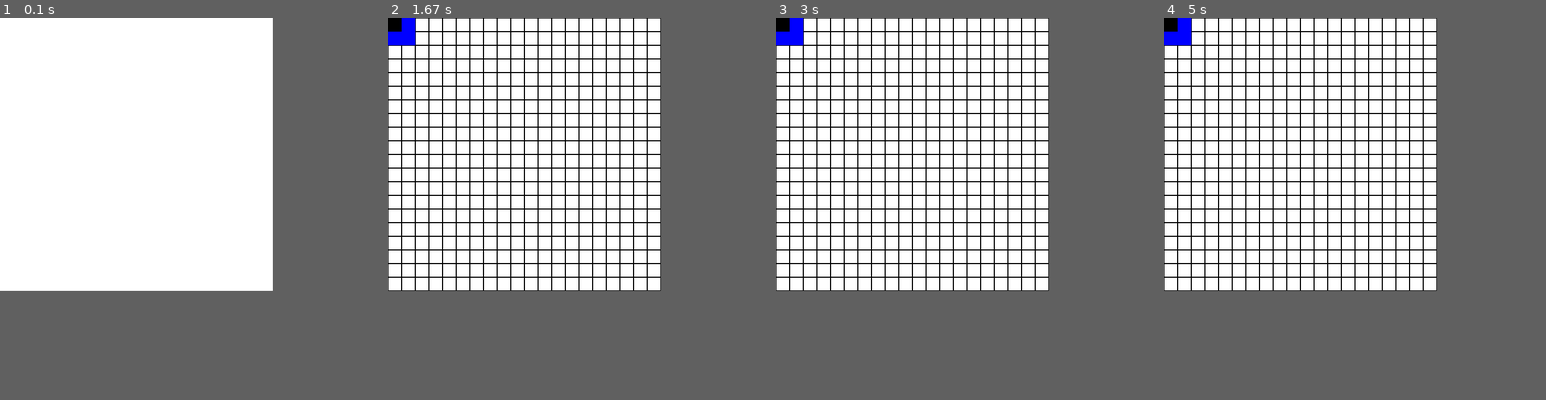
Above: before the commit, frames 1-4 (left to right).
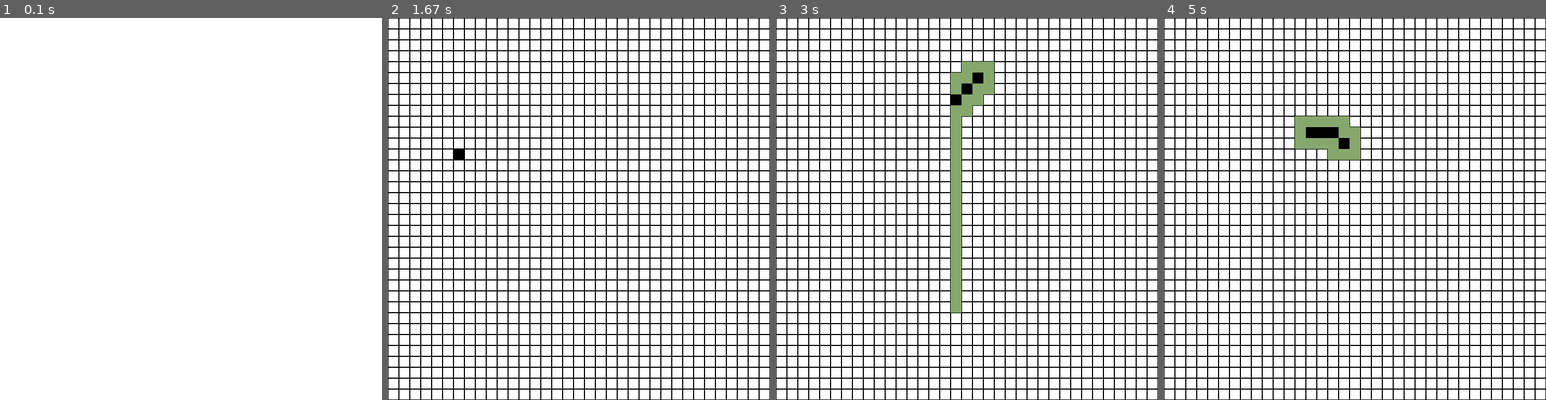
Above: after the commit, the same moments.

Repository: roogla/pathfinder
Game: pygame game, started from path_pygame.py
Same seed, same stepped clock (60 frames per second), same inputs: the game is played once before the commit and once after it.
Inputs (mouse positions are in pixels of both pictures, inside the frame that each line leads up to):
- Up to frame 1 (0.1 s): no input
- Up to frame 2 (1.67 s): click (391, 21) at 0.38 s; click (582, 235) at 0.78 s; click (460, 151) at 1.2 s; move the mouse to (720, 342) at 1.5 s
- Up to frame 3 (3 s): click (1108, 342) at 1.7 s; click (974, 79) at 2.27 s; move the mouse to (947, 308) at 2.63 s; click (947, 308) at 2.9 s
- Up to frame 4 (5 s): move the mouse to (1343, 144) at 3.3 s; click (1343, 144) at 3.6 s; move the mouse to (1301, 128) at 4.03 s; click (1301, 128) at 4.37 s; move the mouse to (1454, 174) at 4.83 s
In our replay, the window is 500x500 before the commit and 700x700 after it. These sizes can differ from the game's own. Grey fills any space a smaller window leaves; there, only what the larger window draws over its background counts as a difference.

The runs differ from the first frame. In frame 1, only the window size differs. In frame 2, 22% of the frame differs, in the area x 0-100%, y 0-100%; in frame 3, 24%; in frame 4, 23%.

Commit message:
A* 2/7/2020 Awesome day. Got path finding logic in place. need to get rid of redundant rect_list iterations.

Diff:
--- a/grid.py
+++ b/grid.py
@@ -5,13 +5,13 @@
         self.rects = []
 
     def create_rects(self):
-        dim_x = self.width // 25
-        dim_y = self.height // 25
+        dim_x = self.width // 20
+        dim_y = self.height // 20
         for n in range(0, dim_x):
             for m in range(0, dim_y):
                 self.rects.append({
                     'coord': [n, m],
-                    'grid': [0 + n * 25, 0 + m * 25, 25, 25],
+                    'grid': [0 + n * 20, 0 + m * 20, 20, 20],
                     'screen': None,
                     'color': None,
                     'fill': 1
@@ -19,7 +19,7 @@
         return self.rects
 
 
-def find_nine(coord, color):
+def find_nine(coord):
     a = coord[0] - 1
     b = coord[1] - 1
     return_list = []
--- a/path_pygame.py
+++ b/path_pygame.py
@@ -1,34 +1,68 @@
 import pygame
 import sys
 from grid import *
+import time
+import math
 
-# delcarations
-star_grid = GridMatrix(500, 500)
+# declarations: create grid and colors
+star_grid = GridMatrix(700, 700)
 rect_list = star_grid.create_rects()
 white = [255, 255, 255]
 black = [0, 0, 0]
-blue = [0, 0, 255]
-start = False
+red = [255, 0, 0]
+green = [134, 168, 109]
+# used to create start and end points for path algorithm
+start = [False, False, False]
+tracker = [0, 1]
 
 screen = pygame.display.set_mode([star_grid.width, star_grid.height])
 pygame.display.set_caption("A* path finder")
 
+# sets dict values from None passed
 for square_obj in rect_list:
     square_obj['screen'] = screen
     square_obj['color'] = black
 
+cache = []
+def path_logic(current_rect):
+    global cache
+    global start
+    global tracker
+    global rect_list
+    val_check = []
+    color_carrier = find_nine(current_rect)
 
-def change_color(some_list):
-    for item in rect_list:
-        for coord in some_list:
-            if item['coord'] == coord:
-                item['color'] = blue
-                item['fill'] = 0
+    if tracker[0] == tracker[1]:
+        start[2] = True
+    else:
+        for coords in color_carrier:
+            x1, y1 = coords
+            x2, y2 = tracker[1]
+            dist = round(((x1 - x2) ** 2 + (y1 - y2) ** 2) ** 0.5, 3)
+            val_check.append([coords, dist])
+
+        v = min(val_check, key=lambda x: x[1])
+
+        for m in rect_list:
+            if m['coord'] == tracker[0]:
+                m['color'] = black
+                m['fill'] = 0
+            else:
+                for p in color_carrier:
+                    if p == cache:
+                        pass
+                    elif p == m['coord']:
+                        m['color'] = green
+                        m['fill'] = 0
+        cache = tracker[0]
+        tracker[0] = v[0]
 
 
 def main():
+    global tracker
+    global debug_counter
     pygame.init()
-    while 1:
+    while True:
         screen.fill(white)
         pointer_pos = pygame.mouse.get_pos()
 
@@ -41,19 +75,35 @@
                 my_rectal = pygame.Rect(n['grid'])
                 pygame.draw.rect(n['screen'], n['color'], n['grid'], n['fill'])
 
-                if not start:
+                if not start[0]:
                     if event.type == pygame.MOUSEBUTTONDOWN:
                         if event.button == 1:
-                                if my_rectal.collidepoint(pointer_pos):
-                                    n['fill'] = 0
-                                    n['color'] = black
-                                    return_to_parse = find_nine(n['coord'], n['color'])
-                                    change_color(return_to_parse)
-                                    start = True
+                            if my_rectal.collidepoint(pointer_pos):
+                                tracker[0] = (n['coord'])
+                                n['fill'] = 0
+                                n['color'] = black
+                                start[0] = True
+                elif not start[1]:
+                    if event.type == pygame.MOUSEBUTTONDOWN:
+                        if event.button == 1:
+                            if my_rectal.collidepoint(pointer_pos):
+                                tracker[1] = (n['coord'])
+                                n['fill'] = 0
+                                n['color'] = red
+                                start[1] = True
+                elif not start[2]:
+                    path_logic(tracker[0])
                 else:
-                    print("off")
-
+                    if event.type == pygame.MOUSEBUTTONDOWN:
+                        if event.button == 1:
+                            if my_rectal.collidepoint(5,5):
+                                for b in rect_list:
+                                    b['color'] = black
+                                    b['fill'] = 1
+                                start = [False, False, False]
             pygame.display.flip()
 
 
-main()
+if __name__ == '__main__':
+    main()
+    print("path finder loaded")
